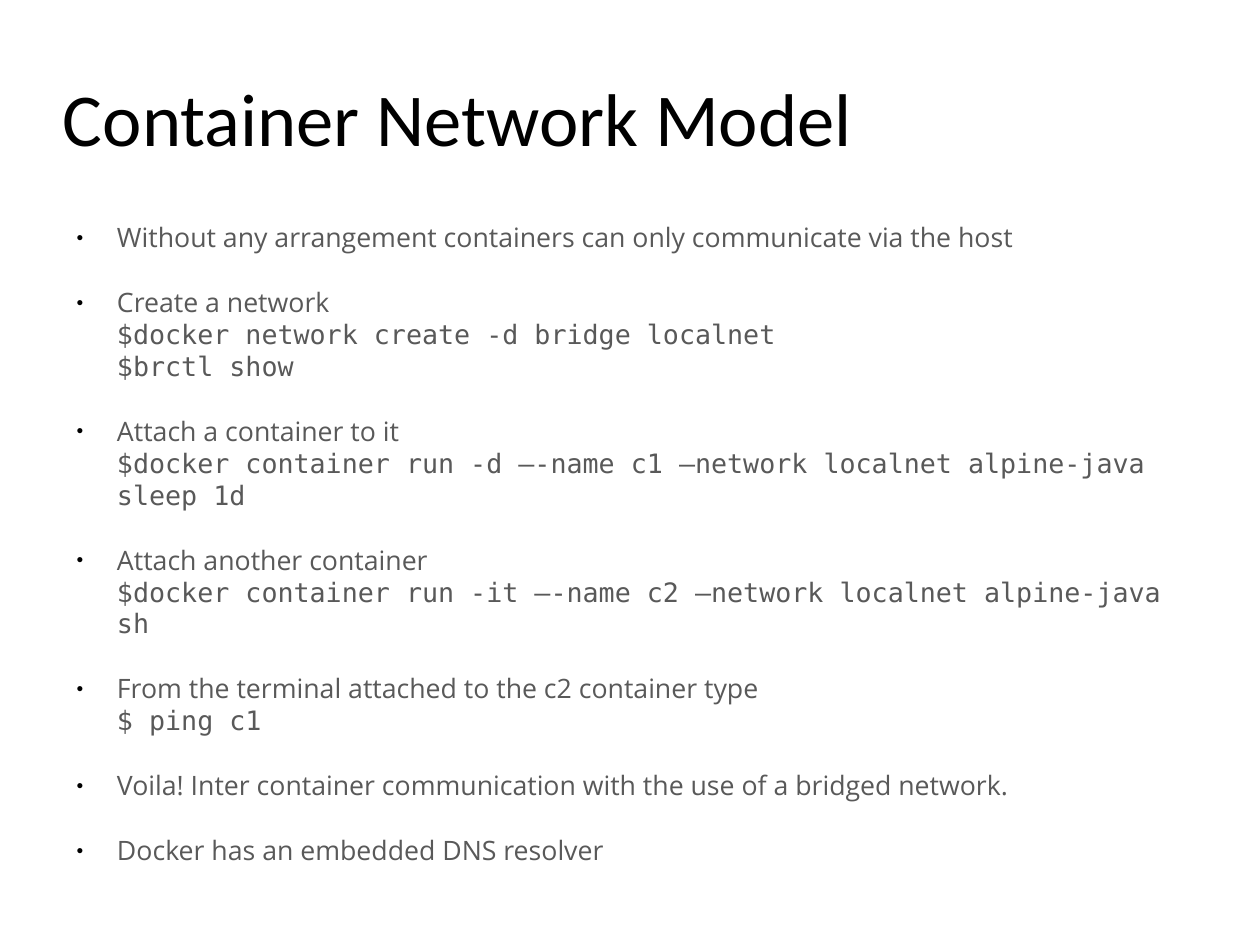
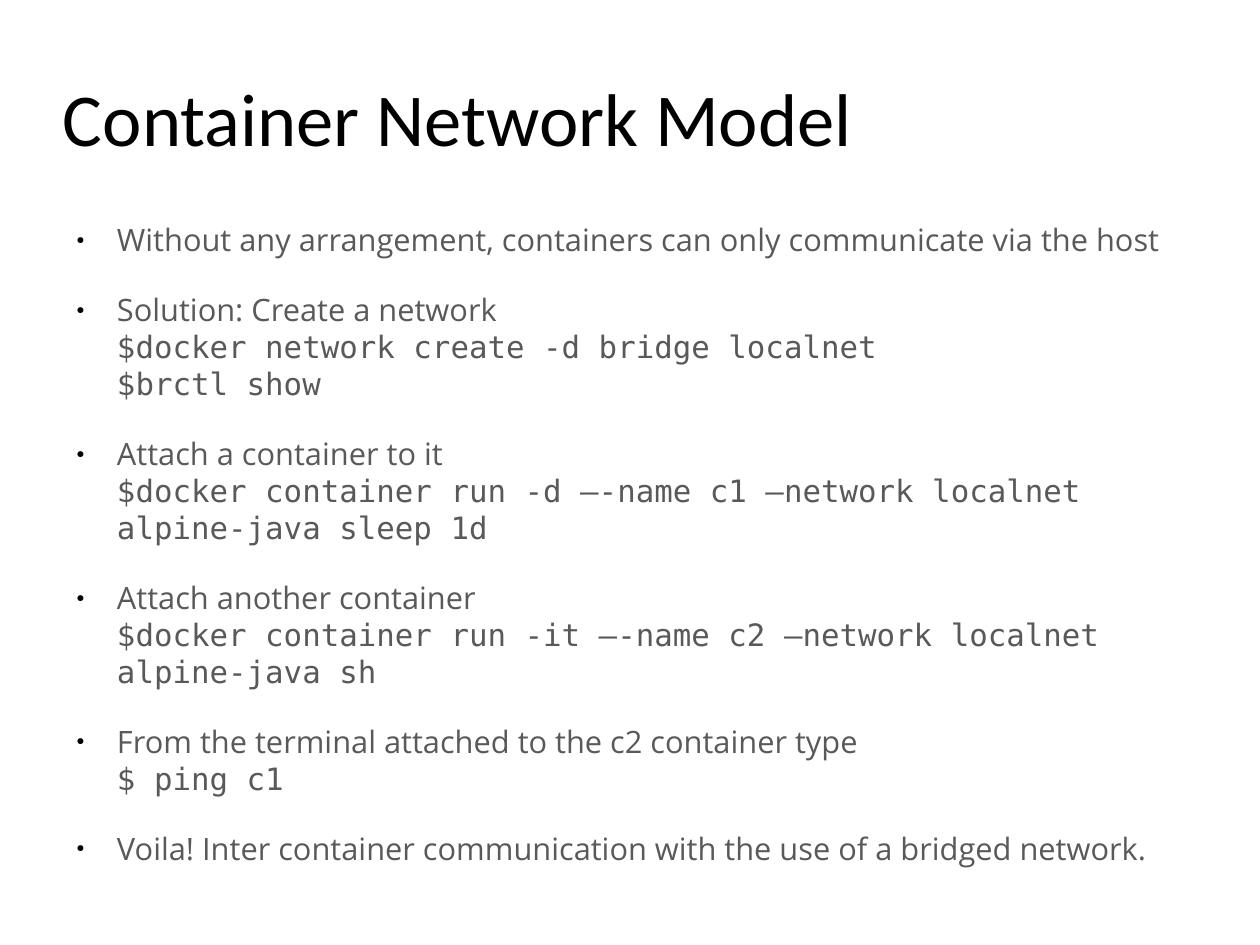
Before and after one commit to yeronimuz/gossip, a slide deck: slide 23 of presentation/docker_for_java_v1.0.odp. Drawn at 1260x945 pixels with LibreOffice and Linux fonts; fonts in the diff are those of the drawing; background and template pictures are left out. Boxes give left, top, right and bottom in pixels: in the first picture for what was removed or moved away, otherwise in the second. Text is boxed around its words. In the diff, an @@ line names an element or a change of style, - is before the commit and + after.

```diff
--- a/presentation/docker_for_java_v1.0.odp
+++ b/presentation/docker_for_java_v1.0.odp
@@ text at (x1=117, y1=227, x2=1159, y2=868): paragraph removed @@
-● Docker has an embedded DNS resolver
@@ text at (x1=117, y1=227, x2=1159, y2=400): text changed; size 16.8 to 19.4 pt @@
-● Without any arrangement containers can only communicate via the host
-● Create a network
-  $docker network create -d bridge localnet
-  $brctl show
+● Without any arrangement, containers can only communicate via the host
+● Solution: Create a network
+  $docker network create -d bridge localnet
+  $brctl show
@@ text at (x1=117, y1=441, x2=1146, y2=868): size 16.8 to 19.4 pt in "Attach a container to it $docker container ...", "Attach another container $docker container run -it ...", "From the terminal attached to the c2 ...", "Voila! Inter container communication with the use ..." @@
```
Also in this commit, not shown: 7 other slides changed, 2 slides added.
